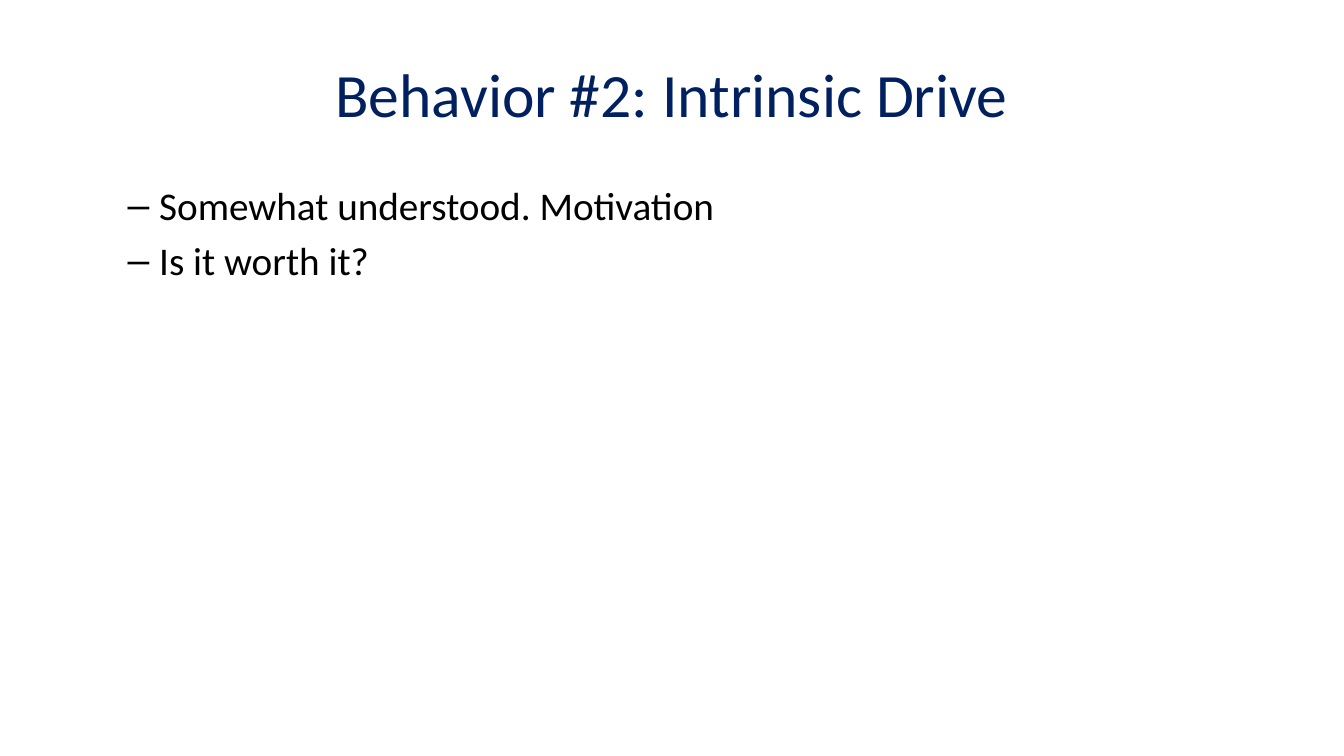
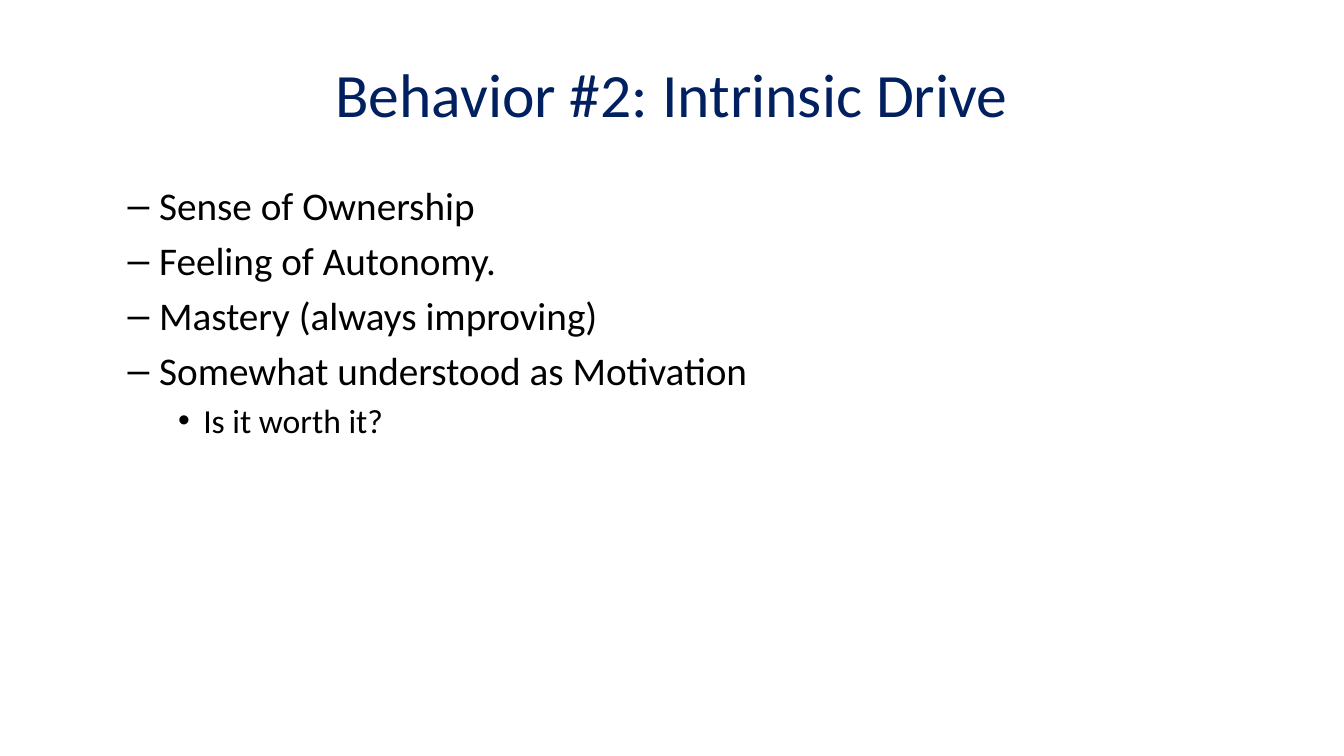
Before and after one commit to masters3d/ingenio, a slide deck: slide 16 of presentation/render/career_behaviors.pptx (slide 12 before the commit). Drawn at 1344x756 pixels with LibreOffice and Linux fonts; fonts in the diff are those of the drawing. Boxes give left, top, right and bottom in pixels: in the first picture for what was removed or moved away, otherwise in the second. Text is boxed around its words. In the diff, an @@ line names an element or a change of style, - is before the commit and + after.

```diff
--- a/presentation/render/career_behaviors.pptx
+++ b/presentation/render/career_behaviors.pptx
@@ text at bbox=[159, 192, 747, 386]: text changed @@
-  – Somewhat understood. Motivation
+  – Sense of Ownership
+  – Feeling of Autonomy.
+  – Mastery (always improving)
+  – Somewhat understood as Motivation
@@ text at bbox=[203, 409, 383, 434]: size 28 to 24 pt in "Is it worth it?"; bullet – to •; list level 2 to 3 in "Is it worth it?" @@
```
Also in this commit, not shown: 7 other slides changed, 16 slides added, 5 slides removed, 7 other files.
